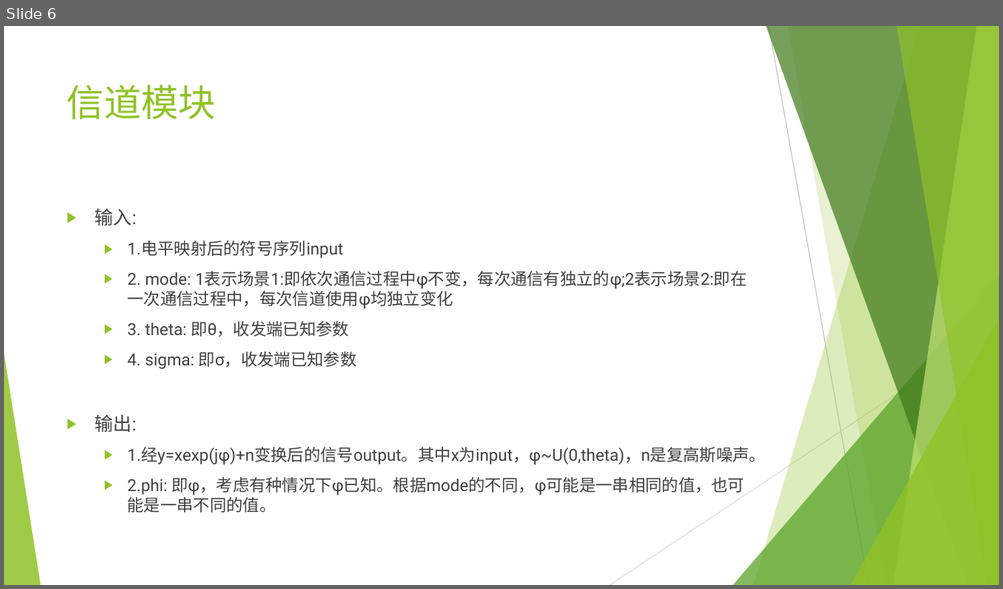
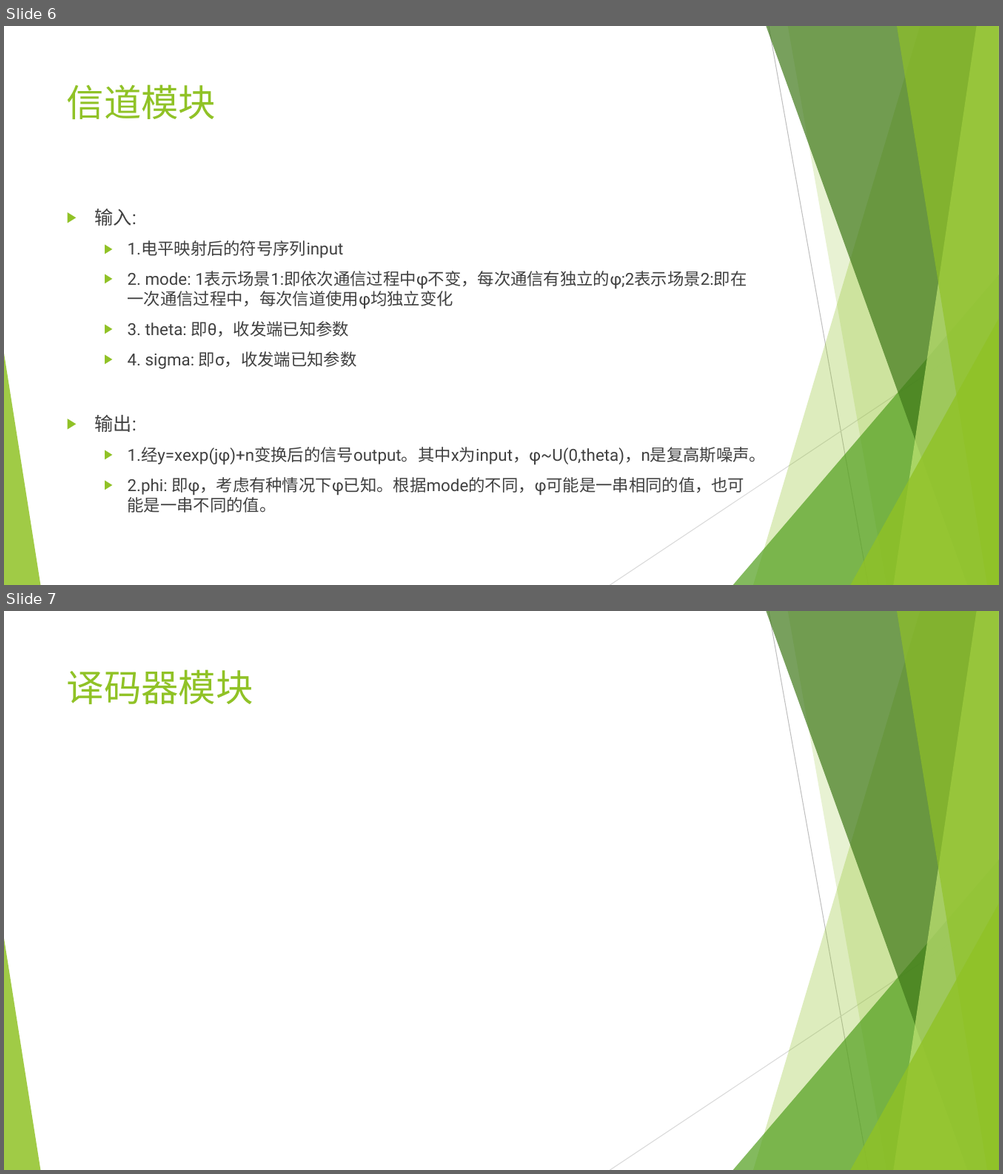
Before and after one commit to EECodingPresentation/project1, a slide deck: v1.pptx. Shown one above the other, each under a label of ours: slide 6 before the commit, slides 6 and 7 after it. The pictures are 1003x589 and 1003x1174 pixels, drawn with LibreOffice and Linux fonts; fonts in the diff are those of the drawing; grey boxes stand for pictures. Boxes give left, top, right and bottom in pixels: in the first picture for what was removed or moved away, otherwise in the second. Text is boxed around its words. In the diff, an @@ line names an element or a change of style, - is before the commit and + after.

Commit message:
update

```diff
--- a/v1.pptx
+++ b/v1.pptx
@@ slide 7 added at [4, 611, 999, 1170], background #FFFFFF; not listed: 10 template elements that a slide beside it also shows @@
@@ title added at [67, 669, 253, 704], 36 pt, text #90C226 @@
+译码器模块
```
Also in this commit, not shown: 1 other slide added.
